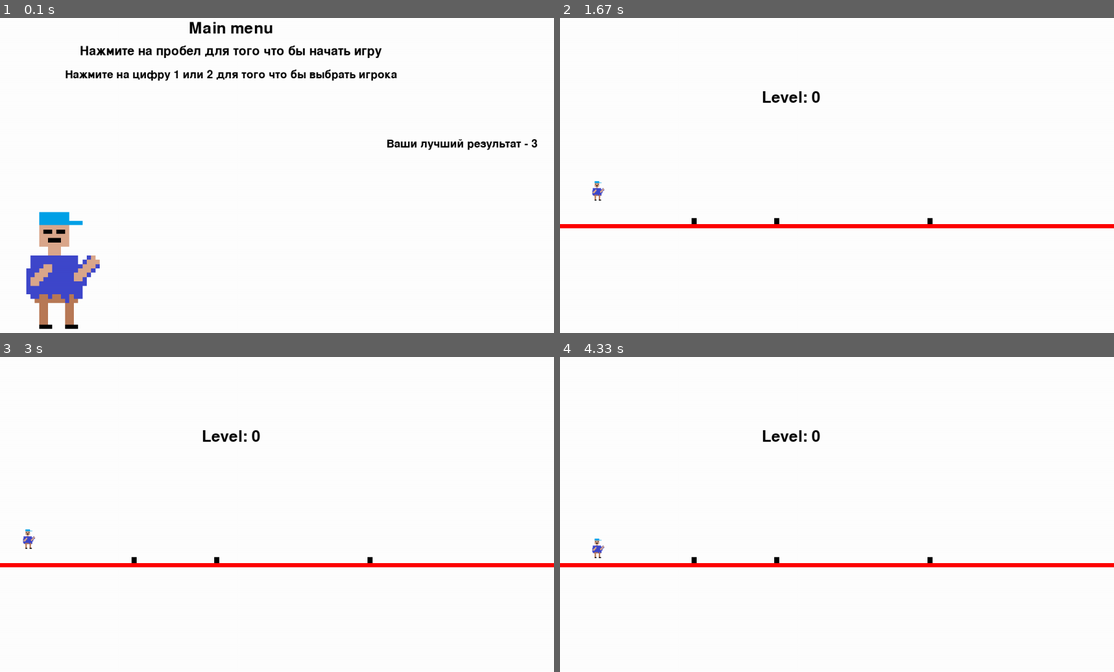
Above: before the commit, frames 1-4 (two rows, left to right).
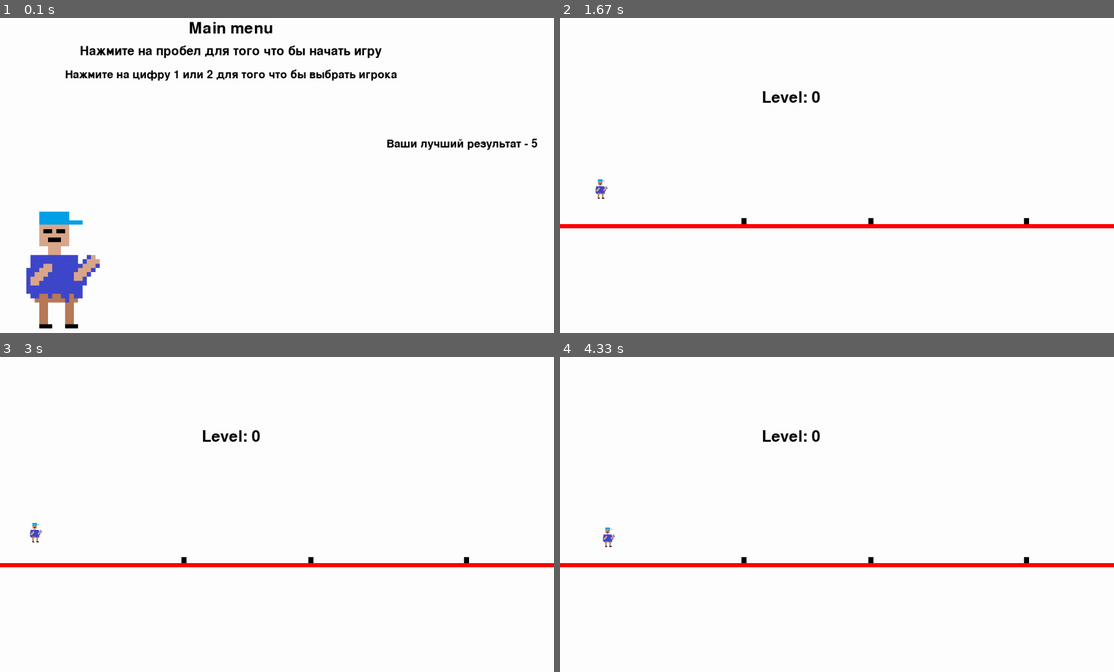
Above: after the commit, the same moments.

Repository: Alex5200/PygameJumpmen
Game: pygame game, started from main.py
Two runs of this game, one before a commit and one after it. Both use one fixed random seed, a clock stepped at 60 frames per second and the inputs below.
Inputs:
- Up to frame 1 (0.1 s): no input
- Up to frame 2 (1.67 s): tap Space at 0.33, 0.73, 1.03, 1.23, 1.57 s; hold D 0.67-1.13 s; hold W 1.17-1.47 s; hold D from 1.5 s (still down)
- Up to frame 3 (3 s): tap Space at 1.87, 2.07, 2.37, 2.63, 2.93 s; release D at 1.97 s; hold A 2-2.53 s; hold A 2.57-2.97 s
- Up to frame 4 (4.33 s): hold D 3.4-4.03 s; tap Space at 3.47, 3.77, 4.13 s; hold A from 4.07 s (still down)

The runs differ from the first frame. In frame 1, 0.3% of the frame differs, in the area x 4-97%, y 38-99%; in frame 2, 0.2%; in frame 3, 0.3%; in frame 4, 0.3%, in the area x 5-85%, y 54-66%.

Commit message:
correct jump

Diff:
--- a/WorkDatabase.py
+++ b/WorkDatabase.py
@@ -4,32 +4,24 @@
 
 class Database:
     def __init__(self):
-        with sqlite3.connect('./scorePlayer.db') as db:
-            cursos = db.cursor()
+        with sqlite3.connect('DataBase/scorePlayer.db') as db:
+            self.Cursos = db.cursor()
             try:
-                cursos.execute("CREATE TABLE players(id, time, score)")
+                self.Cursos.execute("CREATE TABLE players(id, time, score)")
             except:
                 print("err create dataBase")
 
-    def inputData(scores):
-        with sqlite3.connect('./scorePlayer.db') as db:
-            cursor = db.cursor()
+    def input_data(self, scores):
+        result = time.localtime()
+        value = [
+            (result.tm_min, scores)
+        ]
+        self.Cursos.executemany("INSERT INTO players(time, score) VALUES(?, ?)", value)
 
-            result = time.localtime()
-            value = [
-                (result.tm_min, scores)
-            ]
-            cursor.executemany("INSERT INTO players(time, score) VALUES(?, ?)", value)
-            # cursor.execute("SELECT * FROM players")
-            for data in cursor.execute("SELECT * FROM players"):
-                print(data)
-
-    def outputData():
-        conn = sqlite3.connect("./scorePlayer.db")
-        c = conn.cursor()
-        c.execute(f"SELECT score FROM players")
+    def output_data(self):
+        self.Cursos.execute(f"SELECT score FROM players")
         arrFatching = []
-        fetchAll = c.fetchall()
+        fetchAll = self.Cursos.fetchall()
         for el in fetchAll:
             print(el[0])
             arrFatching.append(int(el[0]))
--- a/gameOver.py
+++ /dev/null
@@ -1,13 +0,0 @@
-import pygame
-
-class GameOver:
-    def __init__(self, Score):
-        self.font1 = pygame.font.SysFont('freesanbold.ttf', 50)
-        self.text1 = self.font1.render('Game Over ', True, (0, 0, 0))
-        self.text2 = self.font1.render('Score: ' + Score, True, (0, 0, 0))
-
-        self.textRect1 = self.text1.get_rect()
-        self.textRect2 = self.text2.get_rect()
-
-        self.textRect1.center = (500, 250)
-        self.textRect2.center = (500, 200)
--- a/main.py
+++ b/main.py
@@ -13,120 +13,111 @@
 pygame.display.set_caption("Jumpmen")
 
 
+def draw_line_obstacle(draw_random_obstacle1, draw_random_obstacle2, draw_random_obstacle3):
+    pygame.draw.line(screen, (0, 0, 0),
+                     [draw_random_obstacle1, 520],
+                     [draw_random_obstacle1 + 10, 520], 20)
+    pygame.draw.line(screen, (0, 0, 0),
+                     [draw_random_obstacle2, 520],
+                     [draw_random_obstacle2 + 10, 520], 20)
+    pygame.draw.line(screen, (0, 0, 0),
+                     [draw_random_obstacle3, 520],
+                     [draw_random_obstacle3 + 10, 520], 20)
+    pygame.draw.line(screen, (255, 0, 0),
+                     [0, 528],
+                     [W, 528], 9)
+
+
+def random_object(minimal, maximum):
+    random.seed(random.randint(minimal, maximum))
+    return random.randint(minimal, maximum)
+
+
 def run():
-    Db = Database
+    db = Database()
     scoregame = 0
     menus = Menu()
-    random.seed(20)
-    randObj1 = random.randint(100, 300)
-    random.seed(2)
-    randObj2 = random.randint(450, 600)
-    random.seed(10)
-    randObj3 = random.randint(650, 800)
+    random_obstacle_1 = random_object(100, 400)
+    random_obstacle_2 = random_object(500, 800)
+    random_obstacle_3 = random_object(1000, 1200)
 
-    positionPlayer = 0
-    closeMain = False
-    playerSkin = "1"
+    position_player = 0
+    close_main_menu = False
+    player_skin = "1"
 
-    runloop = True
+    def end_game(in_score_game):
+        db.input_data(in_score_game)
 
-    jumpPlayer = 478
-    jumpPlayerPress = 420
-    while runloop:
+    jump_player = 478
+    jump_player_press = 420
+    while True:
 
-        player = Player(screen, positionPlayer, jumpPlayer, playerSkin)
-        playerCorX = player.cordinateX()
-        startPosY = jumpPlayer + 41.5 == 520;
+        player = Player(screen, position_player, jump_player, player_skin)
+        player_coordinate_x = player.cordinateX()
 
-        if playerCorX == randObj1 and startPosY:
-            Db.inputData(scoregame)
-            closeMain = False
+        start_position_y = (jump_player + 43) >= 520
+        print("J:" + str(jump_player + 41.8) + " state " + str(start_position_y))
+
+        if player_coordinate_x == random_obstacle_1 \
+                or player_coordinate_x == random_obstacle_2  \
+                or player_coordinate_x == random_obstacle_3  \
+                and start_position_y:
+            end_game(scoregame)
+            close_main_menu = False
             scoregame = 0
-            positionPlayer = 0
-        elif playerCorX == randObj1 + 10 and startPosY:
-            Db.inputData(scoregame)
-            closeMain = False
-            scoregame = 0
-            positionPlayer = 0
-        elif playerCorX == randObj2 and startPosY:
-            Db.inputData(scoregame)
-            closeMain = False
-            scoregame = 0
-            positionPlayer = 0
-        elif playerCorX == randObj2 + 10 and startPosY:
-            Db.inputData(scoregame)
-            closeMain = False
-            scoregame = 0
-            positionPlayer = 0
-        elif playerCorX == randObj3 and startPosY:
-            Db.inputData(scoregame)
-            closeMain = False
-            scoregame = 0
-            positionPlayer = 0
-        elif playerCorX == randObj3 + 10 and startPosY:
-            Db.inputData(scoregame)
-            closeMain = False
-            scoregame = 0
-            positionPlayer = 0
+            position_player = 0
+            print("O1 " + str(random_obstacle_1) + " O2 " + str(random_obstacle_2) + " O3 " + str(random_obstacle_3))
+            print("X:" + str(player_coordinate_x))
 
-        if 420 <= jumpPlayer <= 478:
-            jumpPlayer += 0.5
+
+
+        if 420 <= jump_player <= 478:
+            jump_player += 0.25
 
         for event in pygame.event.get():
             if event.type == pygame.KEYDOWN:
                 if event.key == pygame.K_SPACE:
-                    closeMain = True
+                    close_main_menu = True
 
-                if not closeMain:
+                if not close_main_menu:
                     if event.key == pygame.K_1:
-                        playerSkin = "1"
+                        player_skin = "1"
                     if event.key == pygame.K_2:
-                        playerSkin = "2"
+                        player_skin = "2"
 
-                if closeMain:
+                if close_main_menu:
                     if event.key == pygame.K_d:
-                        positionPlayer += 20
+                        position_player += 20
                     if event.key == pygame.K_a:
-                        positionPlayer -= 20
-                    if event.key == pygame.K_w and jumpPlayer == 478.5:
-                        jumpPlayer = jumpPlayerPress
+                        position_player -= 20
+                    if event.key == pygame.K_w and jump_player == 478.25:
+                        jump_player = jump_player_press
 
             if event.type == pygame.QUIT:
                 sys.exit()
 
-        if not closeMain:
+        if not close_main_menu:
             menus.output(screen)
 
-        if closeMain:
+        if close_main_menu:
 
             score = Score(str(scoregame))
             score.output(screen)
             if scoregame > 0:
-                positionPlayer += 0.5 * scoregame
-            else: positionPlayer += 0.5
+                position_player += 0.7 * scoregame
+            else:
+                position_player += 0.7
 
-            if positionPlayer >= W:
+            if position_player >= W:
                 scoregame += 1
-                positionPlayer = 0
-                randObj1 = random.randint(200, 800)
-                randObj2 = random.randint(200, 800)
-                randObj3 = random.randint(200, 800)
+                position_player = 0
+                random_obstacle_1 = random_object(100, 400)
+                random_obstacle_2 = random_object(500, 800)
+                random_obstacle_3 = random_object(1000, 1200)
 
+            draw_line_obstacle(random_obstacle_1, random_obstacle_2, random_obstacle_3)
 
-            pygame.draw.line(screen, (0, 0, 0),
-                             [randObj1, 520],
-                             [randObj1 + 10, 520], 20)
-            pygame.draw.line(screen, (0, 0, 0),
-                             [randObj2, 520],
-                             [randObj2 + 10, 520], 20)
-            pygame.draw.line(screen, (0, 0, 0),
-                             [randObj3, 520],
-                             [randObj3 + 10, 520], 20)
-            pygame.draw.line(screen, (255, 0, 0),
-                             [0,   528],
-                             [W, 528], 9)
-
-        player.output(closeMain)
+        player.output(close_main_menu)
         pygame.display.update()
         pygame.display.flip()
 
--- a/menu.py
+++ b/menu.py
@@ -7,8 +7,8 @@
 
 class Menu:
     def __init__(self):
-        Db = Database
-        self.maxScore = Db.outputData()
+        Db = Database()
+        self.maxScore = Db.output_data()
 
         self.text_surface = None
         self.font1 = pygame.font.SysFont('freesanbold.ttf', 50)
--- a/textScore.py
+++ b/textScore.py
@@ -9,6 +9,5 @@
         self.textRect1 = self.text1.get_rect()
         self.textRect1.center = (500, 250)
 
-
     def output(self, screen):
         screen.blit(self.text1, self.textRect1)
--- a/viewPlayer.py
+++ b/viewPlayer.py
@@ -1,9 +1,10 @@
 import pygame
+
 
 class Player():
     def __init__(self, screen, x, y, player):
         self.screen = screen
-        self.image = pygame.image.load('./img_players/player' + player + ".png")
+        self.image = pygame.image.load('./img/img_players/player' + player + ".png")
         self.image = pygame.transform.scale(self.image, (300, 300))
         self.rect = self.image.get_rect()
         self.screen_rect = screen.get_rect()
@@ -12,15 +13,15 @@
         self.image.convert()
         self.rect.x = x
         self.rect.y = y
-
         self.screen.fill((255, 255, 255))
-
 
     def output(self, player):
         if player:
             self.image = pygame.transform.scale(self.image, (50, 50))
         self.screen.blit(self.image, self.rect)
+
     def cordinateX(self):
         return self.rect.x
+
     def cordinateY(self):
         return self.rect.y
Binary file added: DataBase/scorePlayer.db
Renamed: img_players/player1.png -> img/img_players/player1.png
Renamed: img_players/player2.png -> img/img_players/player2.png
Binary file removed: scorePlayer.db
